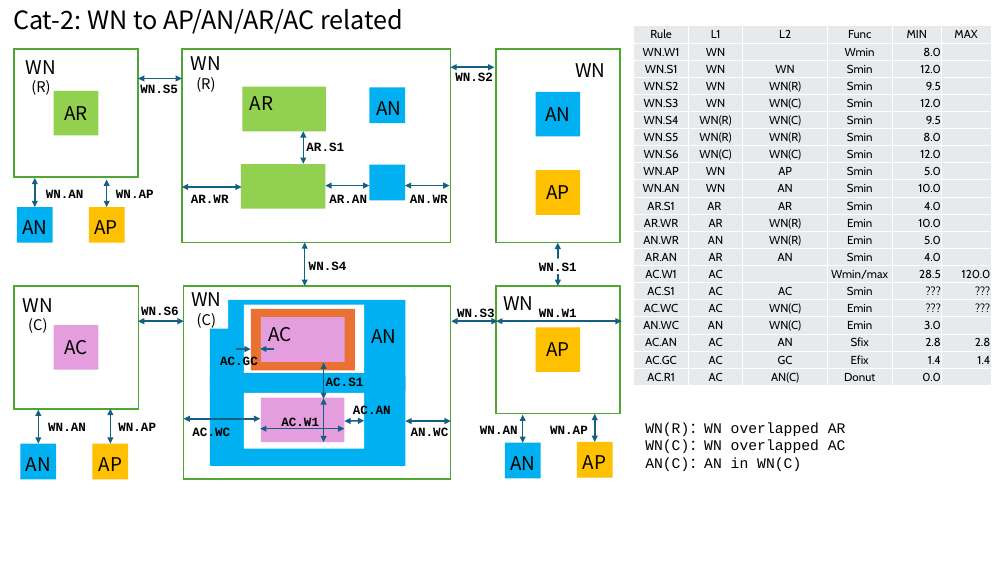
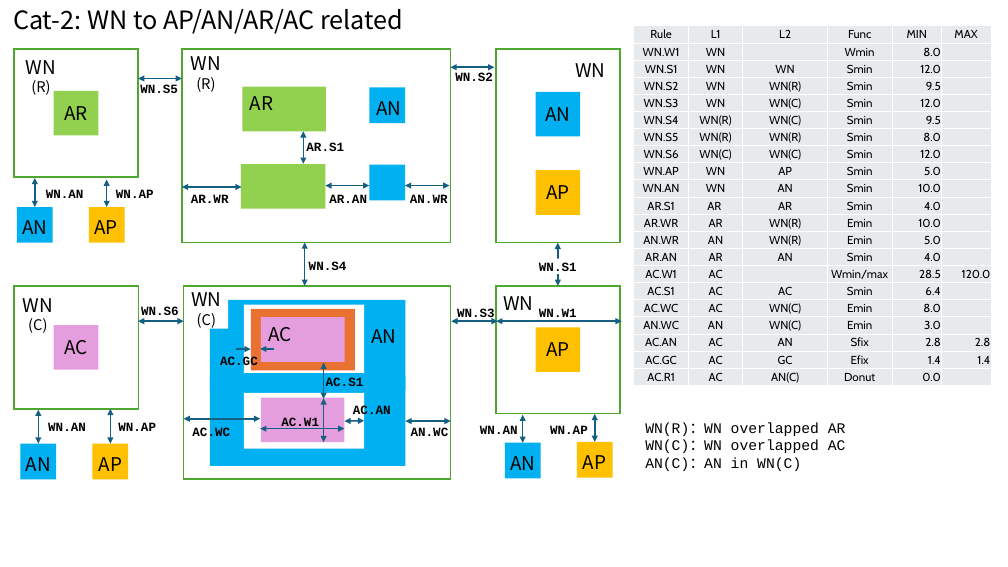
Before and after one commit to d-m-bailey/TR-1um, a slide deck: slide 4 of Document/TR-1um_DRC_summary.pptx. Drawn at 1008x567 pixels with LibreOffice and Linux fonts; fonts in the diff are those of the drawing. Boxes give left, top, right and bottom in pixels: in the first picture for what was removed or moved away, otherwise in the second. Text is boxed around its words. In the diff, an @@ line names an element or a change of style, - is before the commit and + after.

```diff
--- a/Document/TR-1um_DRC_summary.pptx
+++ b/Document/TR-1um_DRC_summary.pptx
@@ table at bbox=[634, 26, 990, 387] @@
-row 16, column 5: ???
+row 16, column 5: 6.4
-row 16, column 6: ???
+row 16, column 6: 
-row 17, column 5: ???
+row 17, column 5: 8.0
-row 17, column 6: ???
+row 17, column 6: 
```
Also in this commit, not shown: 2 other slides changed, 1 other file.
